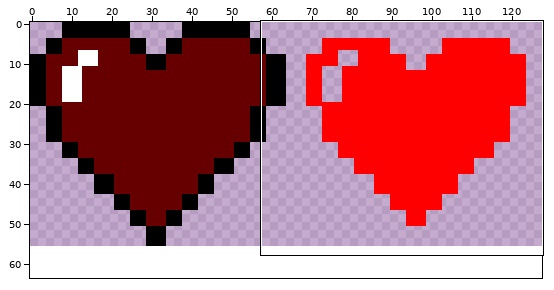
Sprite sheet: CGP_Assignment/resource/Heart.png. Above: a wide view before the commit, with the close-up outlined.
Close-up. Before the edit:
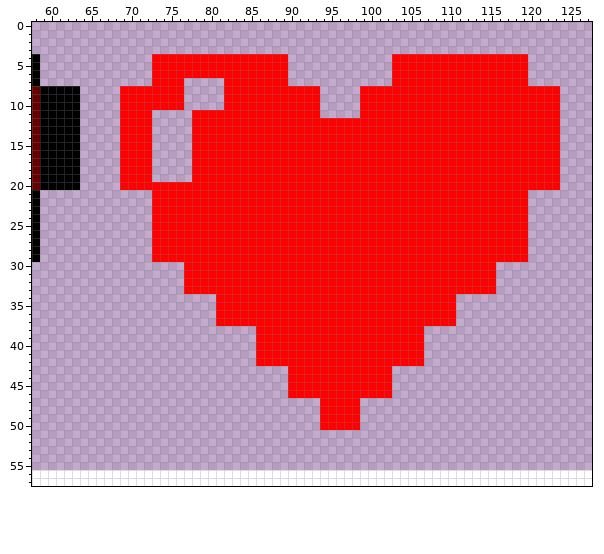
The file is 128x64 pixels. Colours within 5 levels of each other are drawn and written as one. Shown: x 58..127, y 0..57.
The result:
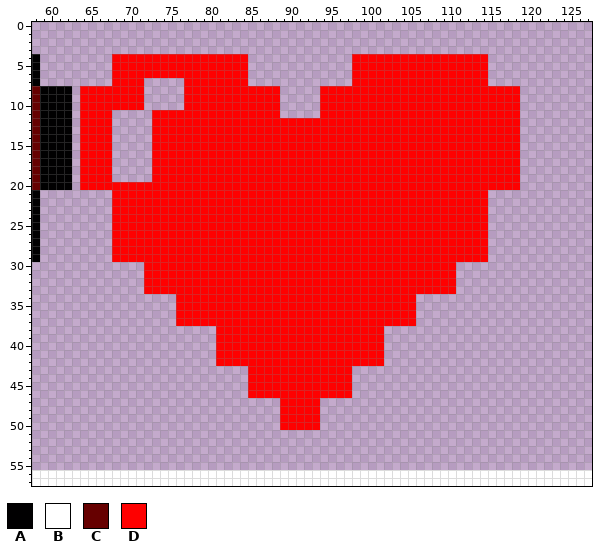
Palette (. is transparent): A #010001  B #ffffff  C #660000  D #fe0000
Diff:
y 4..6: x 68..72 ..... -> DDDDD; x 85..89 DDDDD -> .....; x 98..102 ..... -> DDDDD; x 115..119 DDDDD -> .....
y 7: x 68..71 .... -> DDDD; x 73..81 DDDD..... -> ....DDDDD; x 85..89 DDDDD -> .....; x 98..102 ..... -> DDDDD; x 115..119 DDDDD -> .....
y 8..10: x 63..68 A..... -> .DDDDD; x 72..81 DDDDD..... -> .....DDDDD; x 89..98 DDDDD..... -> .....DDDDD; x 119..123 DDDDD -> .....
y 11: x 63..67 A.... -> .DDDD; x 69..77 DDDD..... -> ....DDDDD; x 89..98 DDDDD..... -> .....DDDDD; x 119..123 DDDDD -> .....
y 12..19: x 63..67 A.... -> .DDDD; x 69..77 DDDD..... -> ....DDDDD; x 119..123 DDDDD -> .....
y 20: x 63..68 A..... -> .DDDDD; x 119..123 DDDDD -> .....
y 21..29: x 68..72 ..... -> DDDDD; x 115..119 DDDDD -> .....
y 30..33: x 72..76 ..... -> DDDDD; x 111..115 DDDDD -> .....
y 34..37: x 76..80 ..... -> DDDDD; x 106..110 DDDDD -> .....
y 38..42: x 81..85 ..... -> DDDDD; x 102..106 DDDDD -> .....
y 43..46: x 85..89 ..... -> DDDDD; x 98..102 DDDDD -> .....
y 47..50: x 89..98 .....DDDDD -> DDDDD.....
Changed places in both close-ups, as pixel boxes (x1, y1, x2, y2):
changed: (72, 54, 560, 430)
